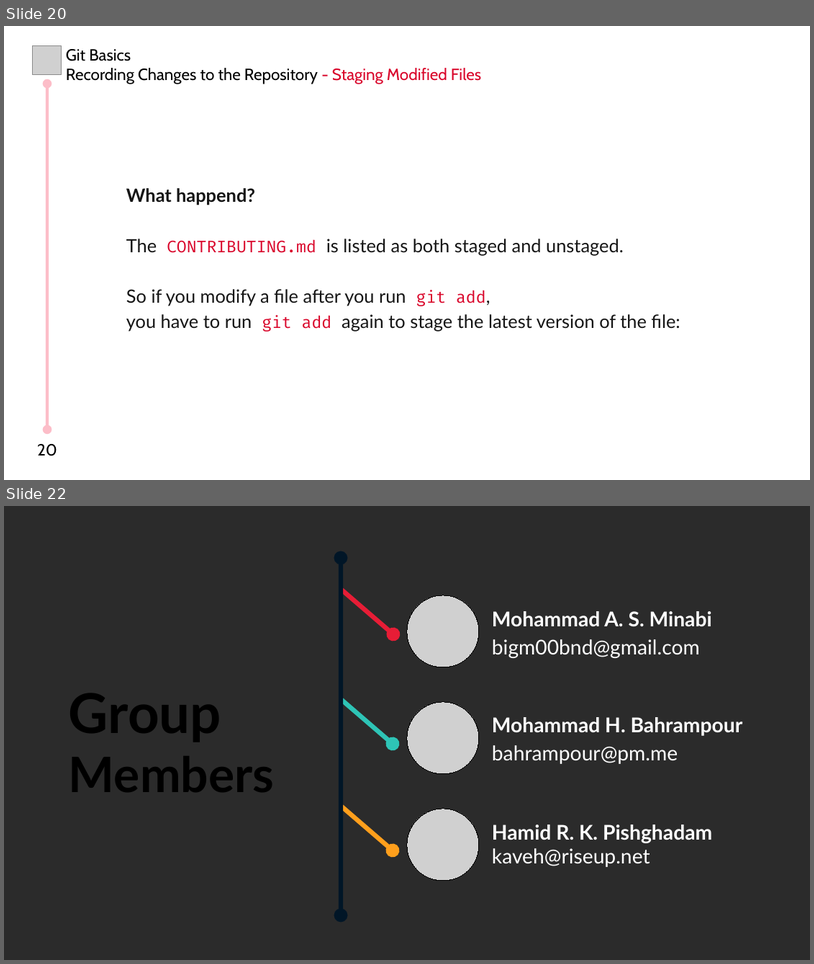
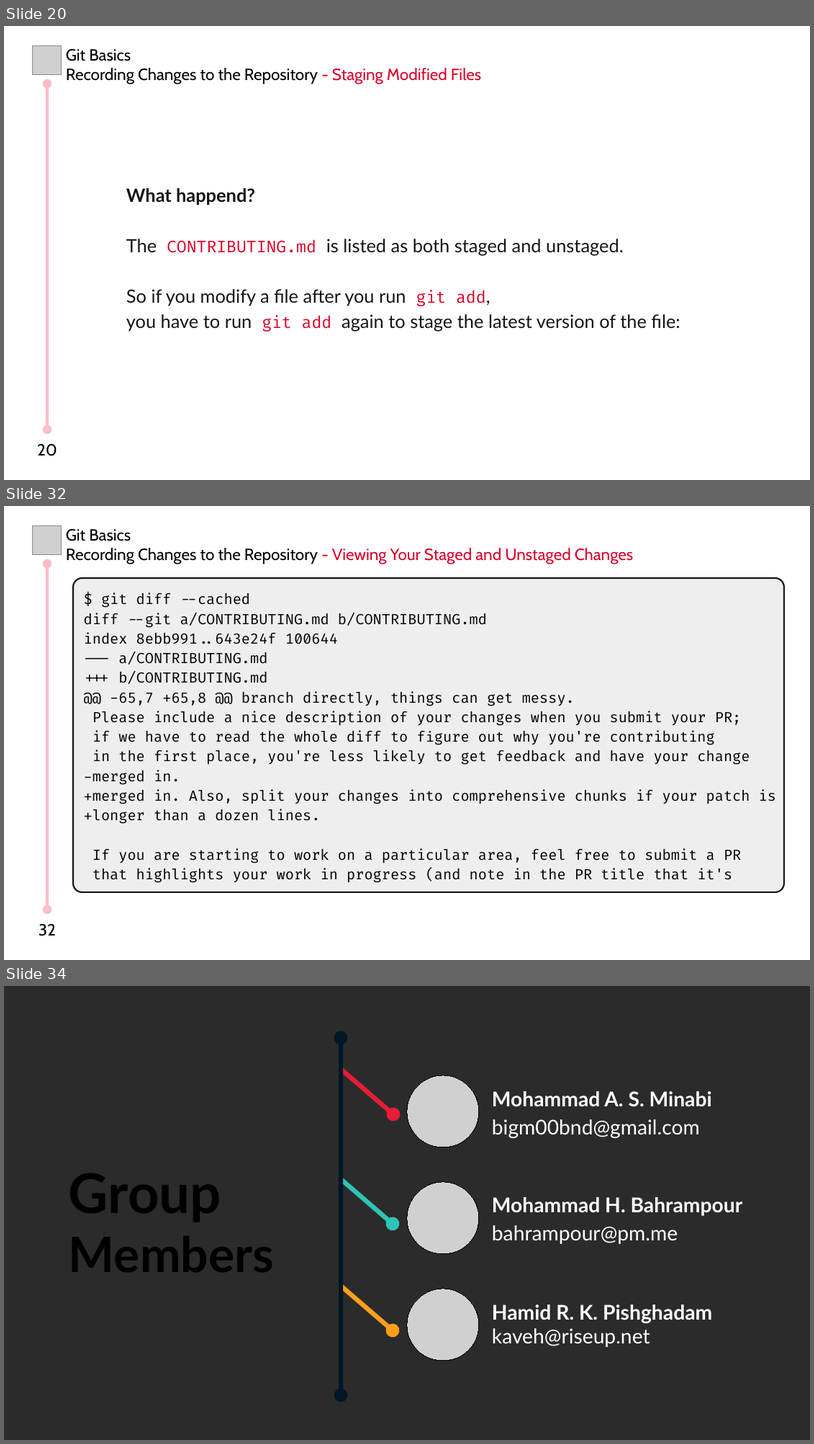
Before and after one commit to MHBahrampour/git-presentation-files, a slide deck: Chapter 2/Chapter 2.odp. Shown one above the other, each under a label of ours: slides 20 and 22 before the commit, slides 20, 32 and 34 after it; the slides between them are not shown. The pictures are 814x964 and 814x1444 pixels, drawn with LibreOffice and Linux fonts; fonts in the diff are those of the drawing; grey boxes stand for pictures; background and template pictures are left out; a plain dark background stands for a picture behind light text. Boxes give left, top, right and bottom in pixels: in the first picture for what was removed or moved away, otherwise in the second. Text is boxed around its words. In the diff, an @@ line names an element or a change of style, - is before the commit and + after.

Commit message:
'Ch2 - Viewing Your Staged and Unstaged Changes' is completed

```diff
--- a/Chapter 2/Chapter 2.odp
+++ b/Chapter 2/Chapter 2.odp
@@ slide 32 added at (4, 506, 810, 960), background #FFFFFF @@
@@ picture added at (33, 526, 61, 555) @@
@@ text added at (66, 529, 634, 564), 16 pt, text #000000 @@
+Git Basics
+Recording Changes to the Repository - Viewing Your Staged and Unstaged Changes
@@ double arrow added from (47, 564) to (47, 909), #FCBDC8 3 pt @@
@@ rounded rectangle added at (74, 578, 784, 892), fill #EEEEEE, outline #151515 1.5 pt, 14 pt, text #000000 @@
+$ git diff --cached
+diff --git a/CONTRIBUTING.md b/CONTRIBUTING.md
+index 8ebb991..643e24f 100644
+--- a/CONTRIBUTING.md
++++ b/CONTRIBUTING.md
+@@ -65,7 +65,8 @@ branch directly, things can get messy.
+Please include a nice description of your changes when you submit your PR;
+if we have to read the whole diff to figure out why you're contributing
+in the first place, you're less likely to get feedback and have your change
+-merged in.
++merged in. Also, split your changes into comprehensive chunks if your patch is
++longer than a dozen lines.
+If you are starting to work on a particular area, feel free to submit a PR
+that highlights your work in progress (and note in the PR title that it's
@@ text added at (39, 924, 56, 936), 16 pt, text #000000 @@
+32
@@ what was slide 22 is now slide 34 @@
```
Also in this commit, not shown: 1 slide changed, 11 other slides added.
